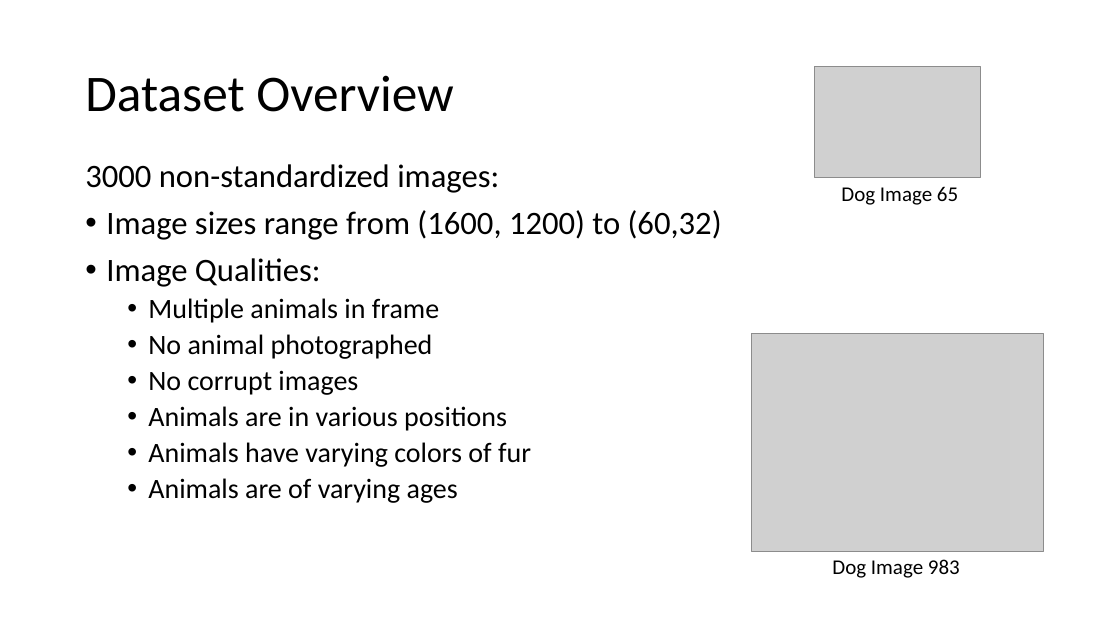
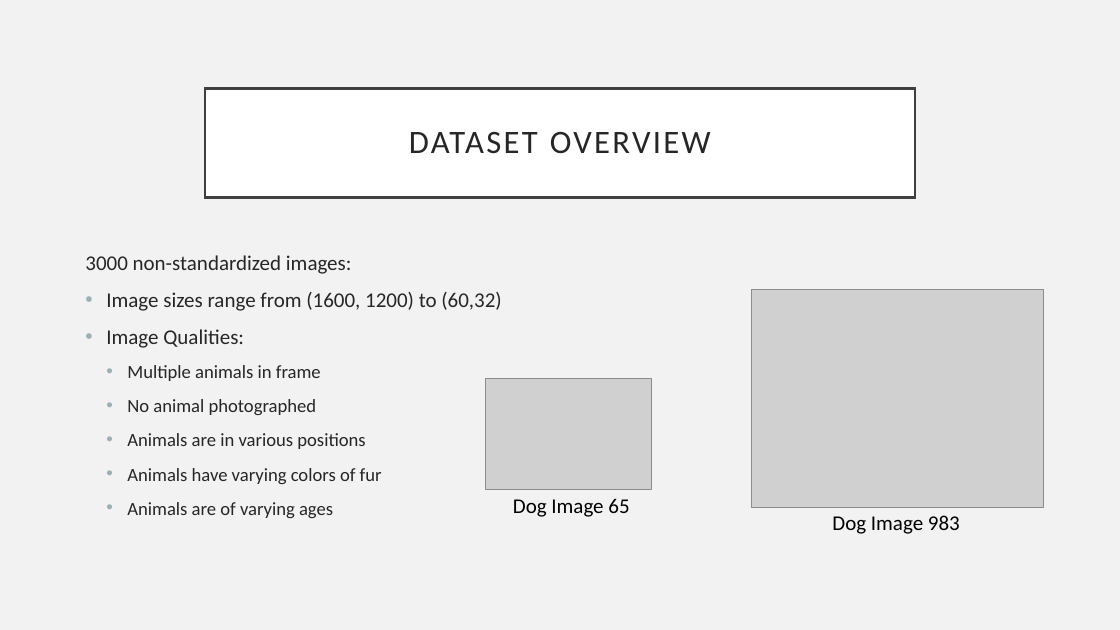
Before and after one commit to EZRA-DVLPR/MachineLearning-Comp542, a slide deck: slide 4 of group_proj/presentations/projPres1.pptx. Drawn at 1120x630 pixels with LibreOffice and Linux fonts; fonts in the diff are those of the drawing; grey boxes stand for pictures. Boxes give left, top, right and bottom in pixels: in the first picture for what was removed or moved away, otherwise in the second. Text is boxed around its words. In the diff, an @@ line names an element or a change of style, - is before the commit and + after.

```diff
--- a/group_proj/presentations/projPres1.pptx
+++ b/group_proj/presentations/projPres1.pptx
@@ background #FFFFFF to #F2F2F2 @@
@@ title "DATASET OVERVIEW": place and size @@
-title "DATASET OVERVIEW" at <box>85,75,453,112</box>
+title "DATASET OVERVIEW" at <box>205,88,915,197</box>
@@ title "DATASET OVERVIEW" at <box>205,88,915,197</box>: fill none to #FFFFFF; outline none to #404040 2.5 pt @@
@@ title at <box>409,132,711,154</box>: text changed; size 44 to 28 pt; text colour #000000 to #262626 @@
-Dataset Overview
+DATASET OVERVIEW
@@ text "3000 non-standardized images:": place and size @@
-text "3000 non-standardized images:" at <box>85,164,722,503</box>
+text "3000 non-standardized images:" at <box>85,255,501,518</box>
@@ text "3000 non-standardized images:" at <box>85,255,501,518</box>: size 28 to 18 pt in "3000 non-standardized images:", "Image sizes range from (1600, 1200) to ...", "Image Qualities:"; text colour #000000 to #262626; size 24 to 16 pt in "Multiple animals in frame", "No animal photographed", "Animals are in various positions", "Animals have varying colors of fur" and 1 more places; line spacing 0.9 to 1; indent changed; more space between paragraphs @@
@@ picture: place and size @@
-picture at <box>751,334,1043,552</box>
+picture at <box>751,289,1043,507</box>
@@ text at <box>148,370,358,395</box>: paragraph removed @@
-  • No corrupt images
@@ picture: place and size @@
-picture at <box>814,66,980,177</box>
+picture at <box>486,379,651,490</box>
@@ text "Dog Image 65": place and size @@
-text "Dog Image 65" at <box>841,186,958,205</box>
+text "Dog Image 65" at <box>513,498,629,517</box>
@@ text "Dog Image 983": place and size @@
-text "Dog Image 983" at <box>832,559,960,578</box>
+text "Dog Image 983" at <box>832,515,960,534</box>
```
Also in this commit, not shown: 6 other slides changed, 3 other files.
